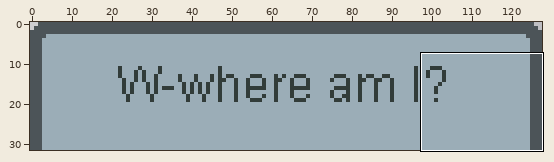
Two states of a pixel-art file, assets/image/story/story_boards.aseprite. Above: a wide view before the commit, with the close-up outlined.
Close-up. Old version:
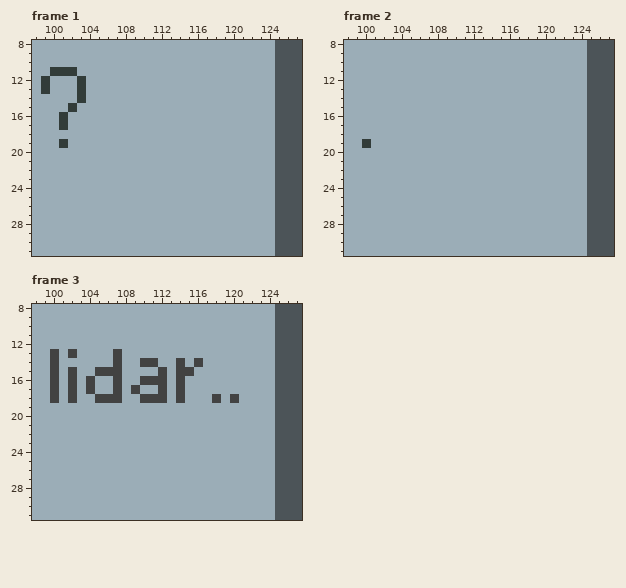
128x32 pixels, 3 frames. Shown: frame 1: x 98..127, y 8..31; frame 2: x 98..127, y 8..31; frame 3: x 98..127, y 8..31.
The result:
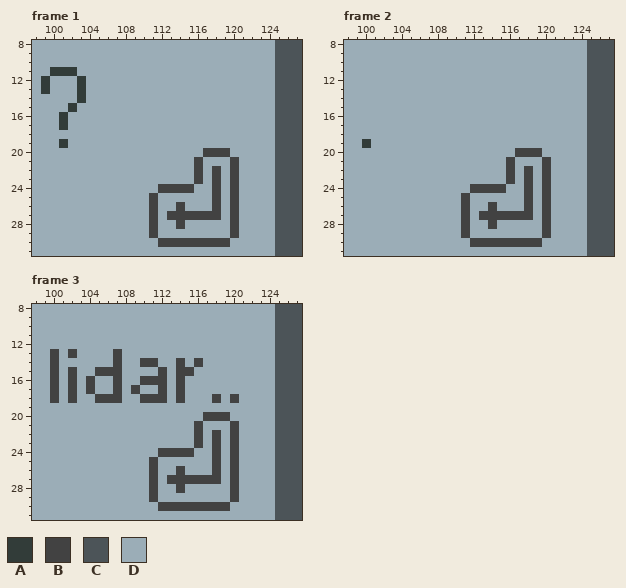
Palette (. is transparent): A #323c39  B #424242  C #4c5458  D #9badb7
Difference:
Frame 1, layer "BackDrop":
Colour B replaces colour D in row 20 at x 117 to 119; in row 21 at x 116 and 120; in rows 22 to 23 at x 116, 118 and 120; in row 24 at x 112 to 115, 118 and 120; in row 25 at x 111, 118 and 120; in row 26 at x 111, 114, 118 and 120.
Colour B replaces colour D in row 27 at x 111, 113 to 118 and 120; in row 28 at x 111, 114 and 120; in row 29 at x 111 and 120; in row 30 at x 112 to 119.
Frame 2, layer "BackDrop": the same change as frame 1
Frame 3, layer "BackDrop": the same change as frame 1
Changed places in both close-ups, as pixel boxes (x1, y1, x2, y2):
changed: (149, 148, 239, 247)
changed: (461, 148, 551, 247)
changed: (149, 412, 239, 511)
